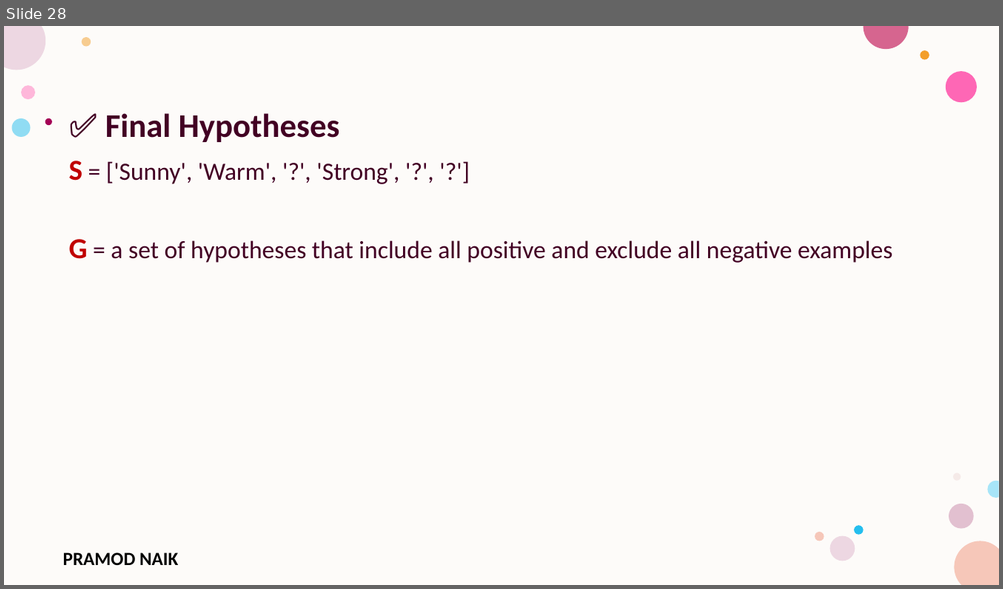
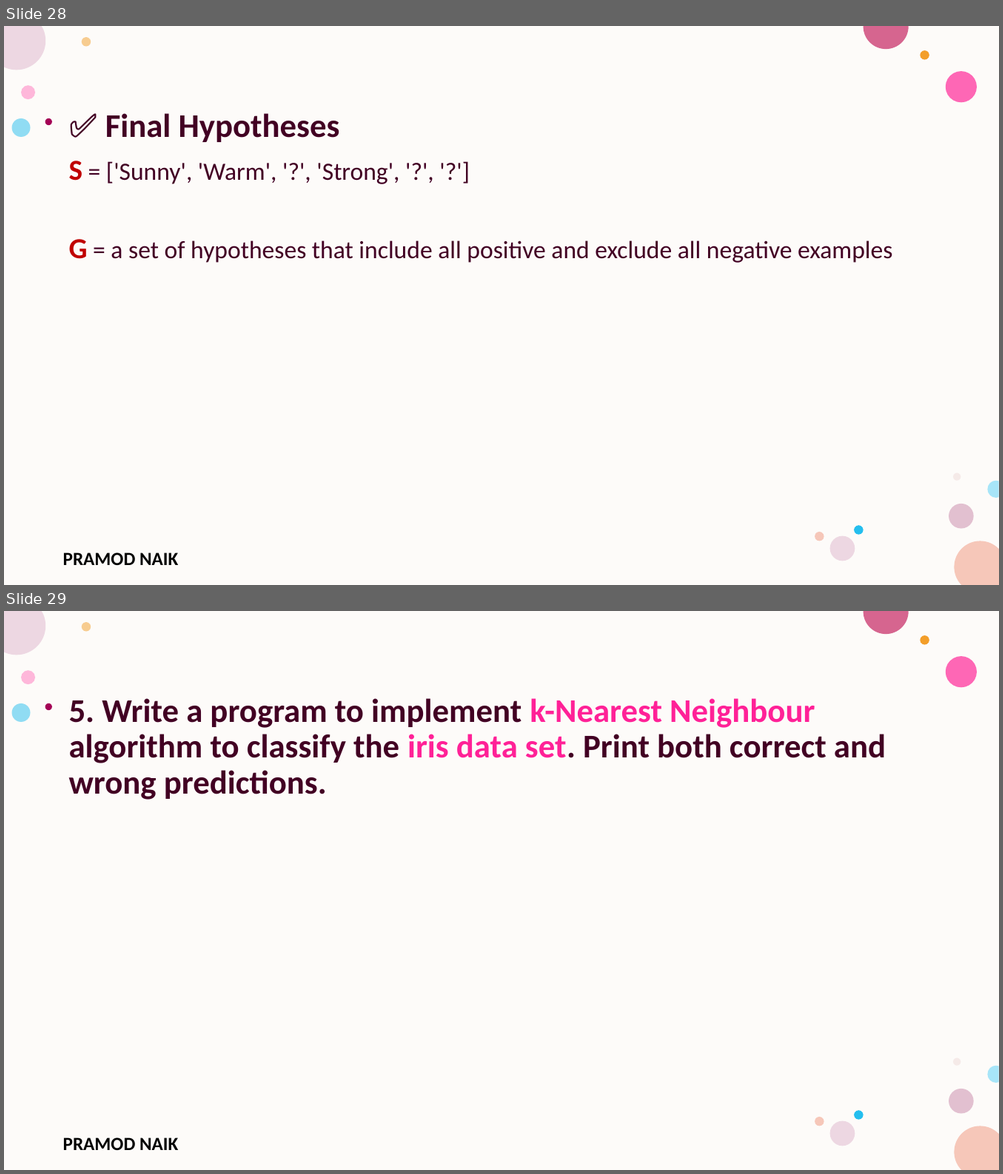
Before and after one commit to PRAMODNAIK-DEV/MCA-2nd-Sem-ML-Data-Analytics-Shridevi-College, a slide deck: Lab Programs/Lab Program-Algorithms.pptx. Shown one above the other, each under a label of ours: slide 28 before the commit, slides 28 and 29 after it. The pictures are 1003x589 and 1003x1174 pixels, drawn with LibreOffice and Linux fonts; fonts in the diff are those of the drawing; background and template pictures are left out. Boxes give left, top, right and bottom in pixels: in the first picture for what was removed or moved away, otherwise in the second. Text is boxed around its words. In the diff, an @@ line names an element or a change of style, - is before the commit and + after.

Commit message:
Completed Program-5

```diff
--- a/Lab Programs/Lab Program-Algorithms.pptx
+++ b/Lab Programs/Lab Program-Algorithms.pptx
@@ slide 29 added at (4,611,999,1170), background #FFFFFF; not listed: 17 template elements that a slide beside it also shows @@
@@ text added at (69,698,885,800), 32 pt, text #420023, bold @@
+5. Write a program to implement k-Nearest Neighbour algorithm to classify the iris data set. Print both correct and wrong predictions.
```
Also in this commit, not shown: 16 other slides added, 2 other files.
